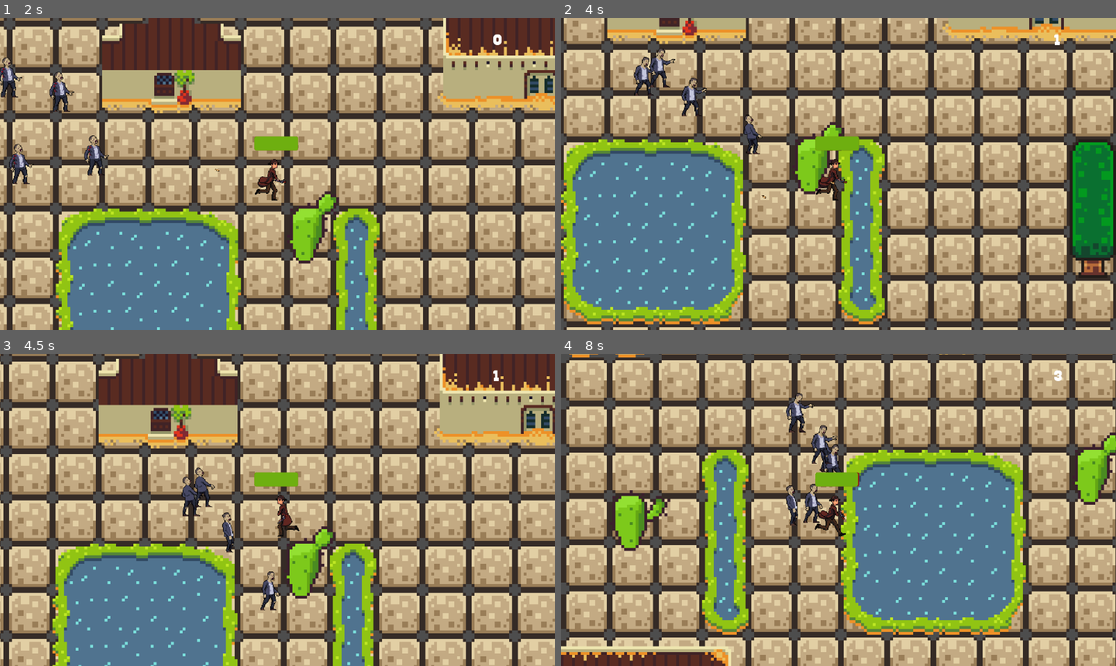
Above: before the commit, frames 1-4 (two rows, left to right).
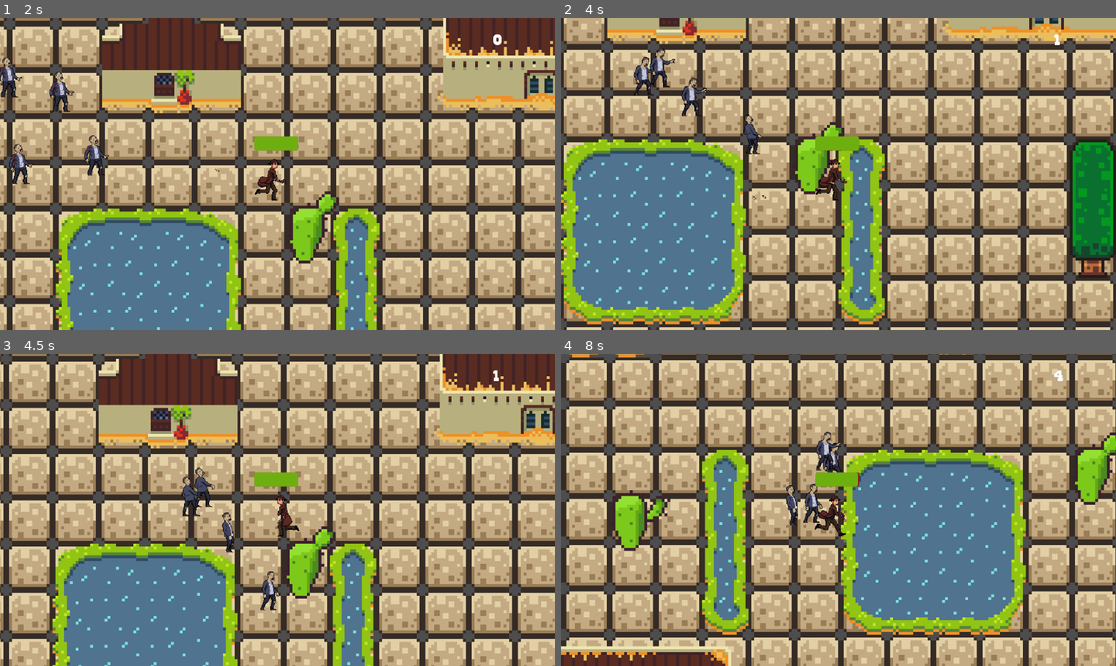
Above: after the commit, the same moments.

Repository: shauryaexe1/Zombie-Wars-
Game: Godot game, scene res://Scenes/main_menu.tscn
Two runs of this game, one before a commit and one after it. Both use one fixed random seed, a clock stepped at 60 frames per second and the inputs below.
Inputs (mouse positions are in pixels of both pictures, inside the frame that each line leads up to):
- Up to frame 1 (2 s): click (271, 177) at 0.5 s; move the mouse to (399, 158) at 1.27 s; hold Right (ui_right) from 1.28 s (still down); click (399, 158) at 1.35 s
- Up to frame 2 (4 s): move the mouse to (727, 189) at 2.02 s; release Right (ui_right) at 2.03 s; hold Down (ui_down) 2.03-2.78 s; click (727, 189) at 2.1 s; move the mouse to (894, 105) at 2.77 s; hold Right (ui_right) 2.78-3.53 s; click (894, 105) at 2.85 s; move the mouse to (810, 236) at 3.52 s; hold Up (ui_up) from 3.53 s (still down); click (810, 236) at 3.6 s
- Up to frame 3 (4.5 s): move the mouse to (444, 556) at 4.27 s; release Up (ui_up) at 4.28 s; hold Left (ui_left) from 4.28 s (still down); click (444, 556) at 4.35 s
- Up to frame 4 (8 s): move the mouse to (672, 463) at 5.02 s; click (672, 463) at 5.1 s; move the mouse to (866, 510) at 5.77 s; release Left (ui_left) at 5.78 s; hold Down (ui_down) 5.78-6.53 s; click (866, 510) at 5.85 s; move the mouse to (755, 432) at 6.52 s; hold Right (ui_right) 6.53-7.28 s; click (755, 432) at 6.6 s; move the mouse to (960, 494) at 7.27 s; hold Up (ui_up) from 7.28 s (still down); click (960, 494) at 7.35 s

Frame 1 is identical in both runs. In frame 2, less than 0.1% of the frame differs, in the area x 15-36%, y 10-59%; in frame 3, less than 0.1%; in frame 4, 0.7%, in the area x 40-91%, y 5-53%.

Commit message:
increased spawn rate after 40 points
i add the script to increase the spawn rate after reaching an interval of 40 points.

Diff:
--- a/Scenes/main_game.gd
+++ b/Scenes/main_game.gd
@@ -3,10 +3,17 @@
 @export var player : CharacterBody2D
 @export var score_label : Label
 
+var spawn_interval: float = 2.0
+var last_difficulty_score: int = 0
+
 
 func _ready():
 	Global.score_label = score_label
 	Global.score_points = 0
+
+	last_difficulty_score = 0
+	spawn_interval = 2.0
+	$Timer.wait_time = spawn_interval
 	spawn_mob()
 	spawn_mob()
 	spawn_mob()
@@ -25,3 +32,8 @@
 
 func _on_timer_timeout() -> void:
 	spawn_mob()
+
+	if Global.score_points >= last_difficulty_score + 40:
+		last_difficulty_score += 40
+		spawn_interval = max(spawn_interval -0.2, 0.5)
+		$Timer.wait_time = spawn_interval
--- a/Scripts/gun.gd
+++ b/Scripts/gun.gd
@@ -6,6 +6,8 @@
 	if enemies_in_range.size() > 0:
 		var target_enemy = enemies_in_range.front()
 		look_at(target_enemy.global_position)
+	if Input.is_action_just_pressed("shoot"):
+		shoot()
 
 
 func shoot():
